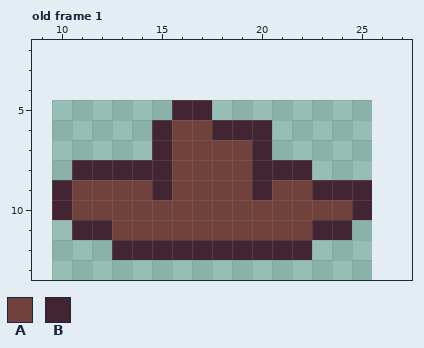
Pixel-art file -- images/cats/bootsie/meowboy_hat.aseprite. Above: the version before the commit.
16x16 pixels, 1 frame. Shown: old frame 1: x 9..27, y 2..13. The old version is drawn lined up with the new one, on the new canvas. The commit also changed other frames, which this record leaves out.
Palette (. is transparent): A #71413b  B #422433
Pixels before, old frame 1, first column x 10:
 5 ......BB........
 6 .....BAABBB.....
 7 .....BAAAAB.....
 8 .BBBBBAAAABBB...
 9 BAAAABAAAABAABBB
10 BAAAAAAAAAAAAAAB
11 .BBAAAAAAAAAABB.
12 ...BBBBBBBBBB...
The result:
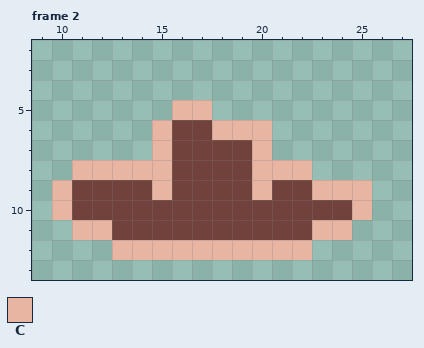
Colours new in this view: C #e9b5a3
A new or re-ordered frame is compared with the old frame closest to it.
The edit:
canvas 16x16 -> 32x32, the old top-left corner now at 10,5
frames 1 -> 4
Frame 2 is new; against old frame 1:
Colour B becomes colour C in row 5 at x 16 to 17; in row 6 at x 15 and 18 to 20; in row 7 at x 15 and 20; in row 8 at x 11 to 15 and 20 to 22; in row 9 at x 10, 15, 20 and 23 to 25; in row 10 at x 10 and 25.
Colour B becomes colour C in row 11 at x 11 to 12 and 23 to 24; in row 12 at x 13 to 22.
